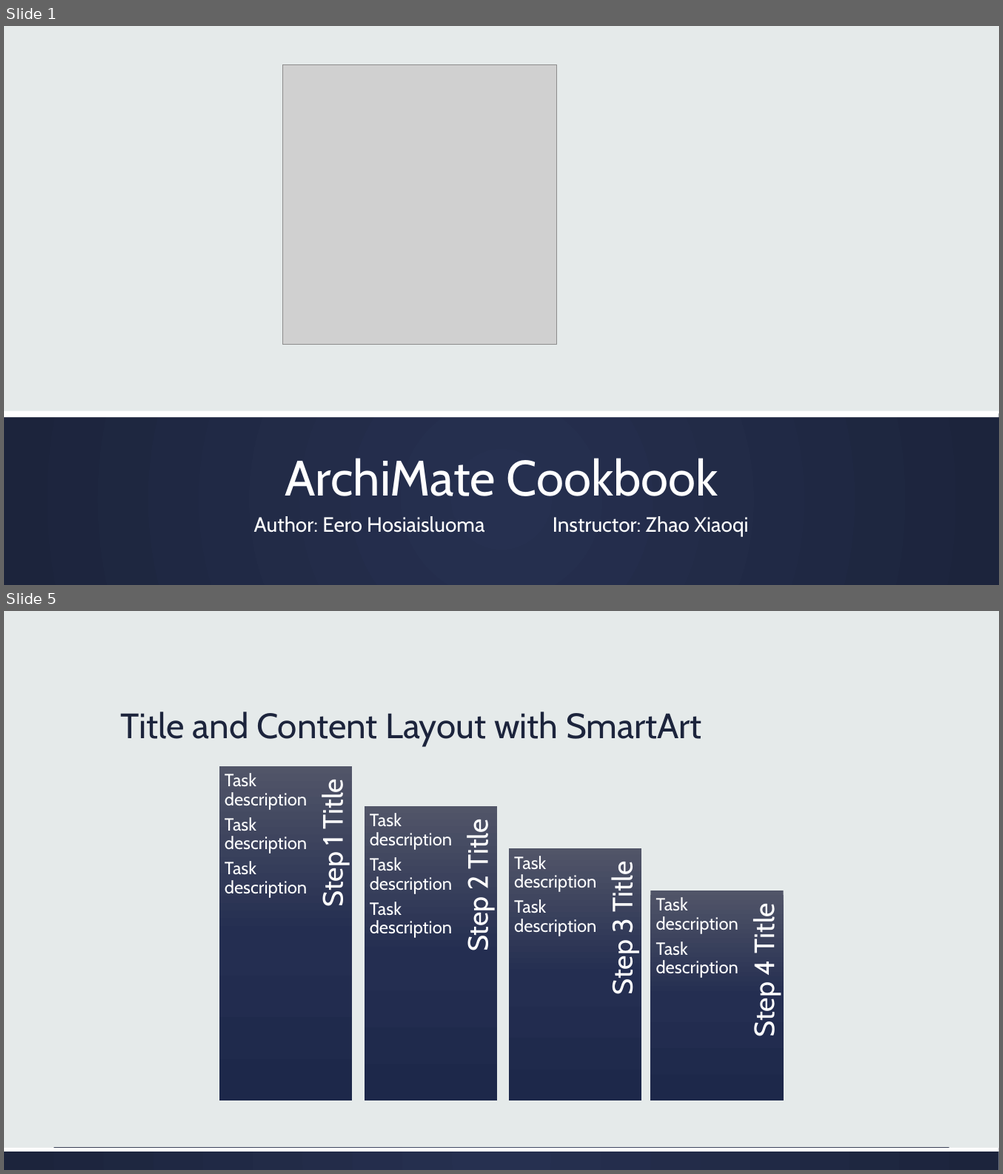
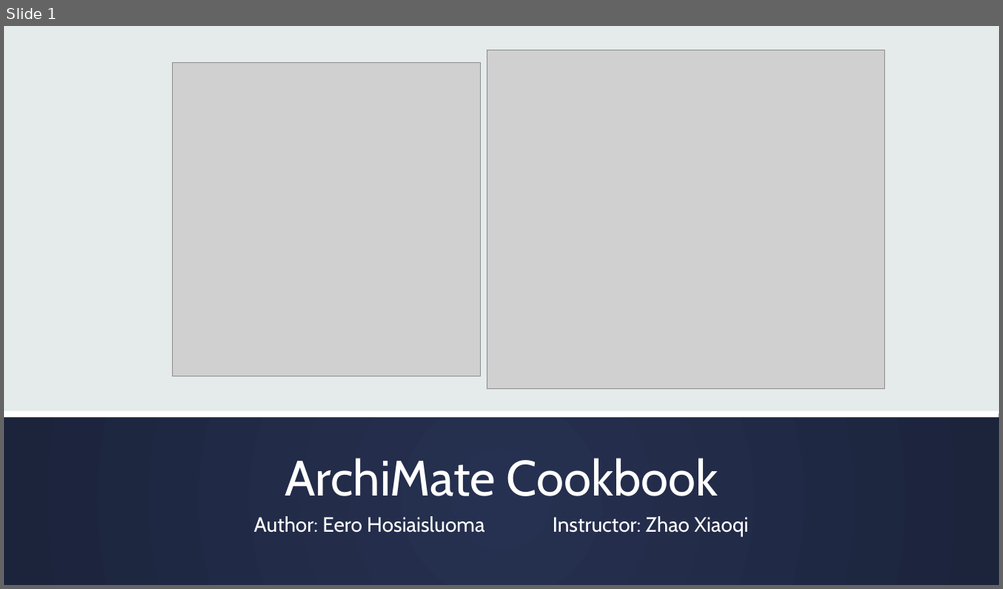
Before and after one commit to yasenstar/ArchiMate-Cookbook, a slide deck: ArchiMate_Cookbook.pptx. Shown one above the other, each under a label of ours: slides 1 and 5 before the commit, slide 1 after it; the slides between them are not shown. The pictures are 1003x1174 and 1003x589 pixels, drawn with LibreOffice and Linux fonts; fonts in the diff are those of the drawing; grey boxes stand for pictures; background and template pictures are left out. Boxes give left, top, right and bottom in pixels: in the first picture for what was removed or moved away, otherwise in the second. Text is boxed around its words. In the diff, an @@ line names an element or a change of style, - is before the commit and + after.

```diff
--- a/ArchiMate_Cookbook.pptx
+++ b/ArchiMate_Cookbook.pptx
@@ slide 5 removed at box(4, 611, 999, 1170), background #E5EAEA @@
@@ title removed at box(121, 712, 702, 746) @@
-Title and Content Layout with SmartArt
@@ group removed at box(219, 766, 784, 1101): 8 texts, 4 rectangles @@
-Step 3 Title
-Step 2 Title
-Step 4 Title
-Step 1 Title
-Task description
-Task description
-Task description
-Task description
-Task description
-Task description
-Task description
-Task description
-Task description
-Task description
@@ rectangle removed at box(4, 1148, 999, 1170) @@
@@ rectangle removed at box(4, 1148, 999, 1152) @@
@@ slide 1 changed as well @@
@@ picture: place and size @@
-picture at box(282, 64, 557, 345)
+picture at box(173, 62, 481, 377)
@@ picture added at box(486, 50, 885, 389) @@
```
Also in this commit, not shown: 1 slide added, 11 other slides removed.
